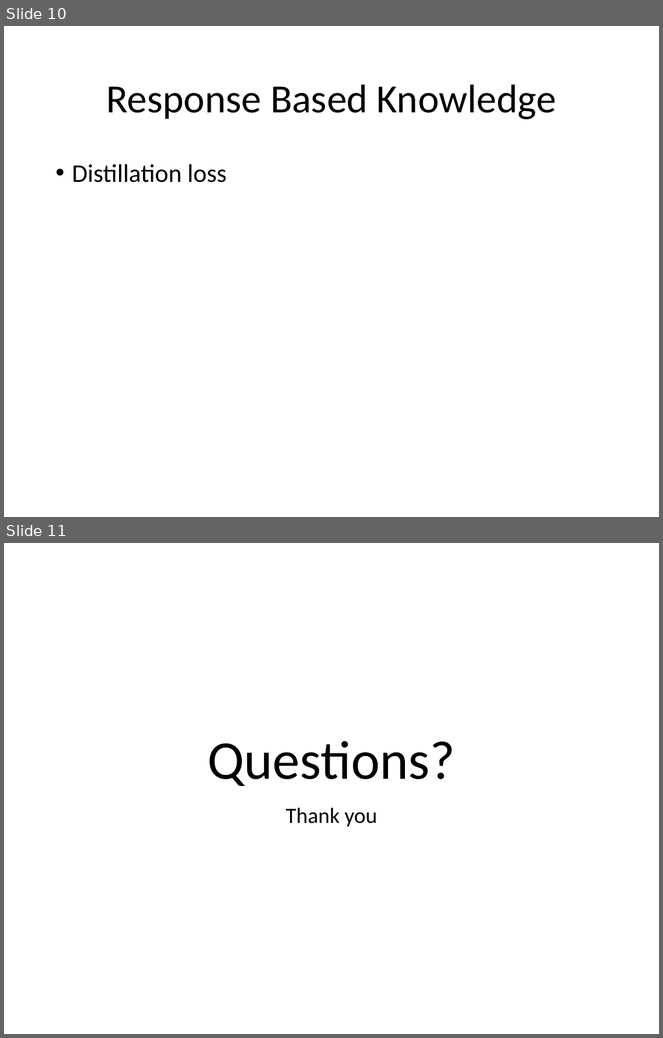
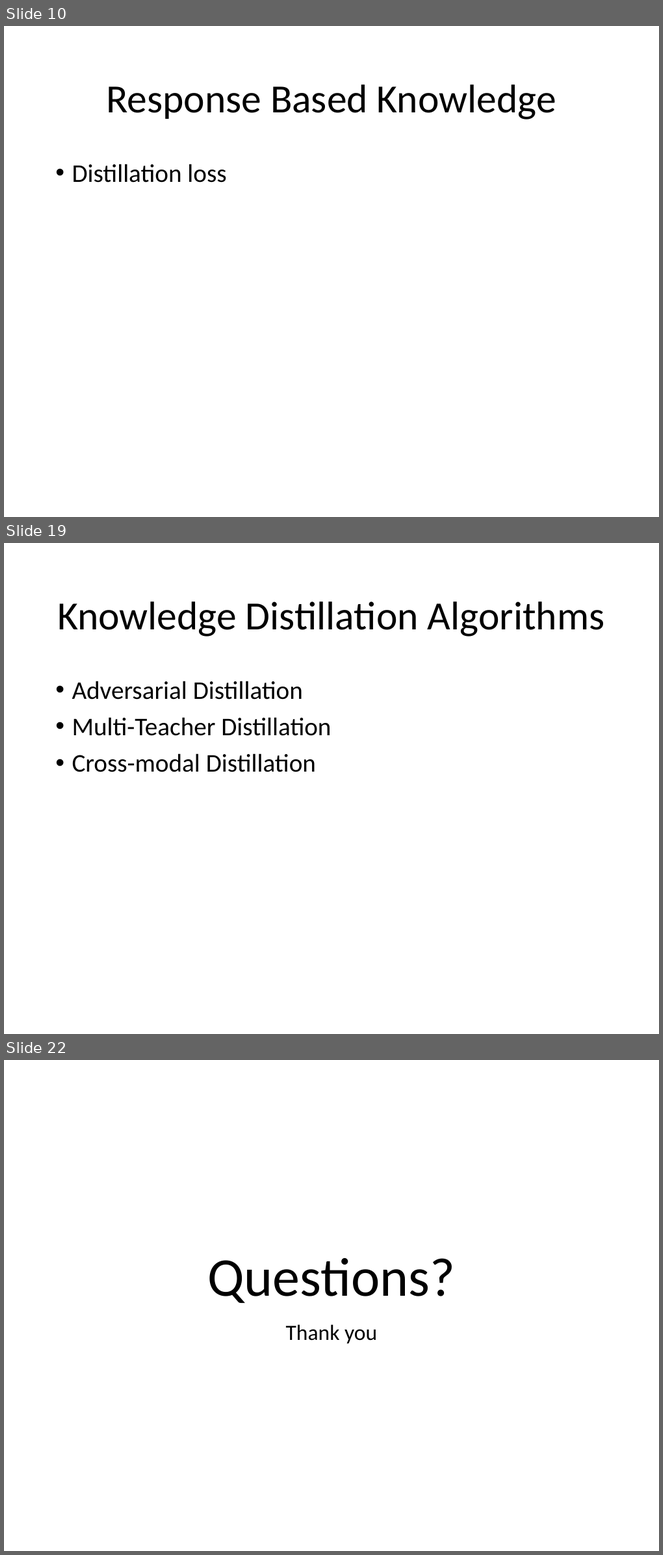
Before and after one commit to look4pritam/KnowledgeDistillation, a slide deck: Presentations/KnowledgeDistillation.pptx. Shown one above the other, each under a label of ours: slides 10 and 11 before the commit, slides 10, 19 and 22 after it; the slides between them are not shown. The pictures are 663x1038 and 663x1555 pixels, drawn with LibreOffice and Linux fonts; fonts in the diff are those of the drawing. Boxes give left, top, right and bottom in pixels: in the first picture for what was removed or moved away, otherwise in the second. Text is boxed around its words. In the diff, an @@ line names an element or a change of style, - is before the commit and + after.

```diff
--- a/Presentations/KnowledgeDistillation.pptx
+++ b/Presentations/KnowledgeDistillation.pptx
@@ slide 19 added at box(4, 543, 659, 1034), background #FFFFFF @@
@@ title added at box(57, 601, 605, 637), 44 pt, text #000000 @@
+Knowledge Distillation Algorithms
@@ text added at box(72, 681, 331, 772), 28 pt, text #000000 @@
+• Adversarial Distillation
+• Multi-Teacher Distillation
+• Cross-modal Distillation
@@ what was slide 11 is now slide 22 @@
```
Also in this commit, not shown: 1 slide changed, 10 other slides added.
